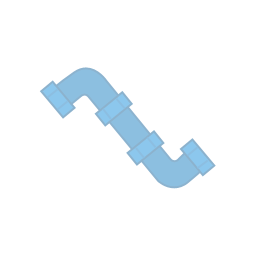
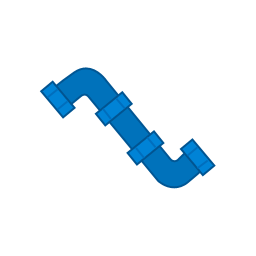
Before/after of a 256px x 256px layered artwork. What changed in the layer stack:
pixels changed over [39, 67, 216, 189] (layer not identified)
